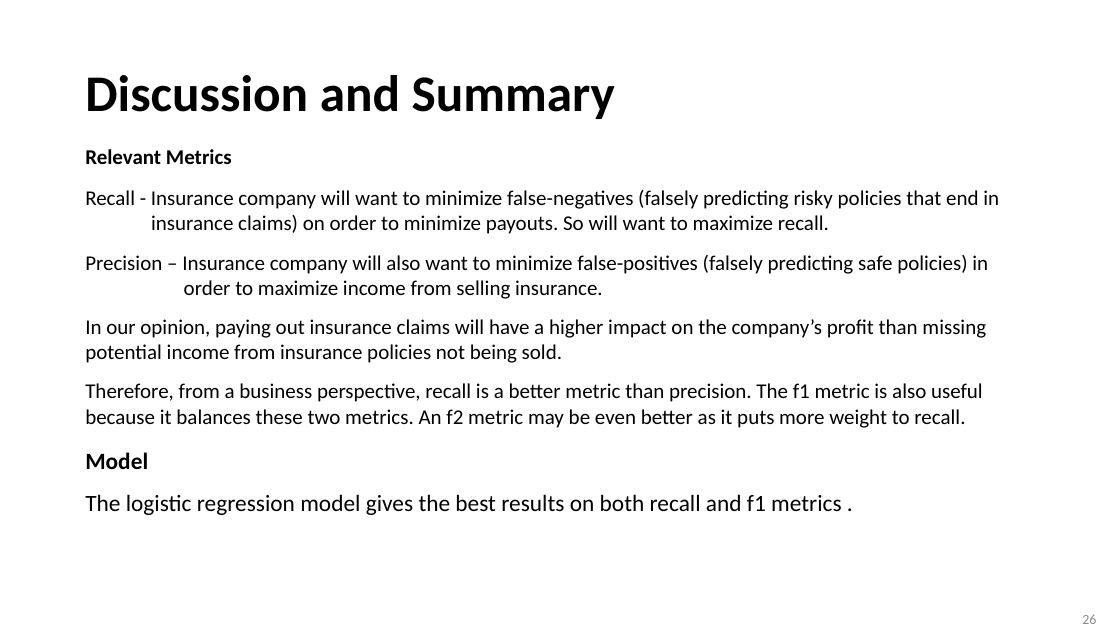
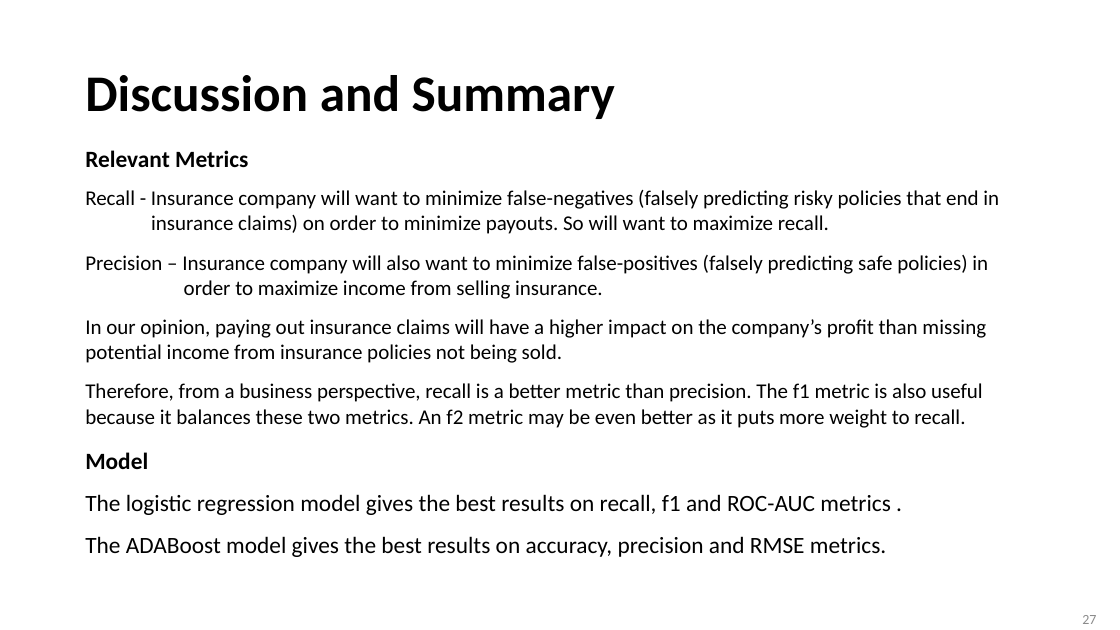
Before and after one commit to linoybar/Classification-Python-Project---Insurance, a slide deck: slide 27 of Insurance Classification Project - presentation.pptx (slide 26 before the commit). Drawn at 1120x630 pixels with LibreOffice and Linux fonts; fonts in the diff are those of the drawing. Boxes give left, top, right and bottom in pixels: in the first picture for what was removed or moved away, otherwise in the second. Text is boxed around its words. In the diff, an @@ line names an element or a change of style, - is before the commit and + after.

```diff
--- a/Insurance Classification Project - presentation.pptx
+++ b/Insurance Classification Project - presentation.pptx
@@ text "Relevant Metrics" at bbox=[85, 150, 248, 167]: size 18 to 20 pt @@
@@ text at bbox=[85, 494, 891, 557]: text changed @@
-The logistic regression model gives the best results on both recall and f1 metrics .
+The logistic regression model gives the best results on recall, f1 and ROC-AUC metrics .
+The ADABoost model gives the best results on accuracy, precision and RMSE metrics.
@@ page number at bbox=[1082, 615, 1096, 624]: text changed @@
-26
+27
```
Also in this commit, not shown: 7 other slides changed, 1 slide added.
